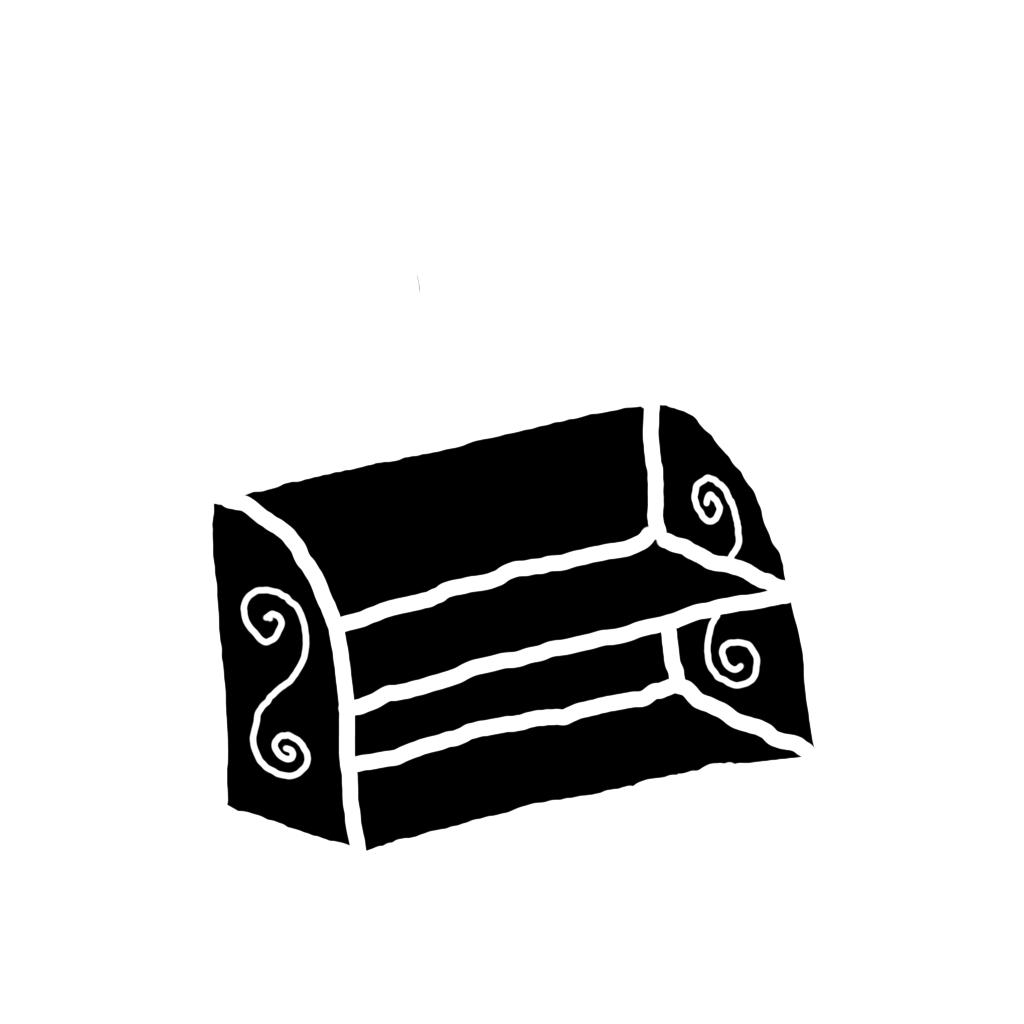
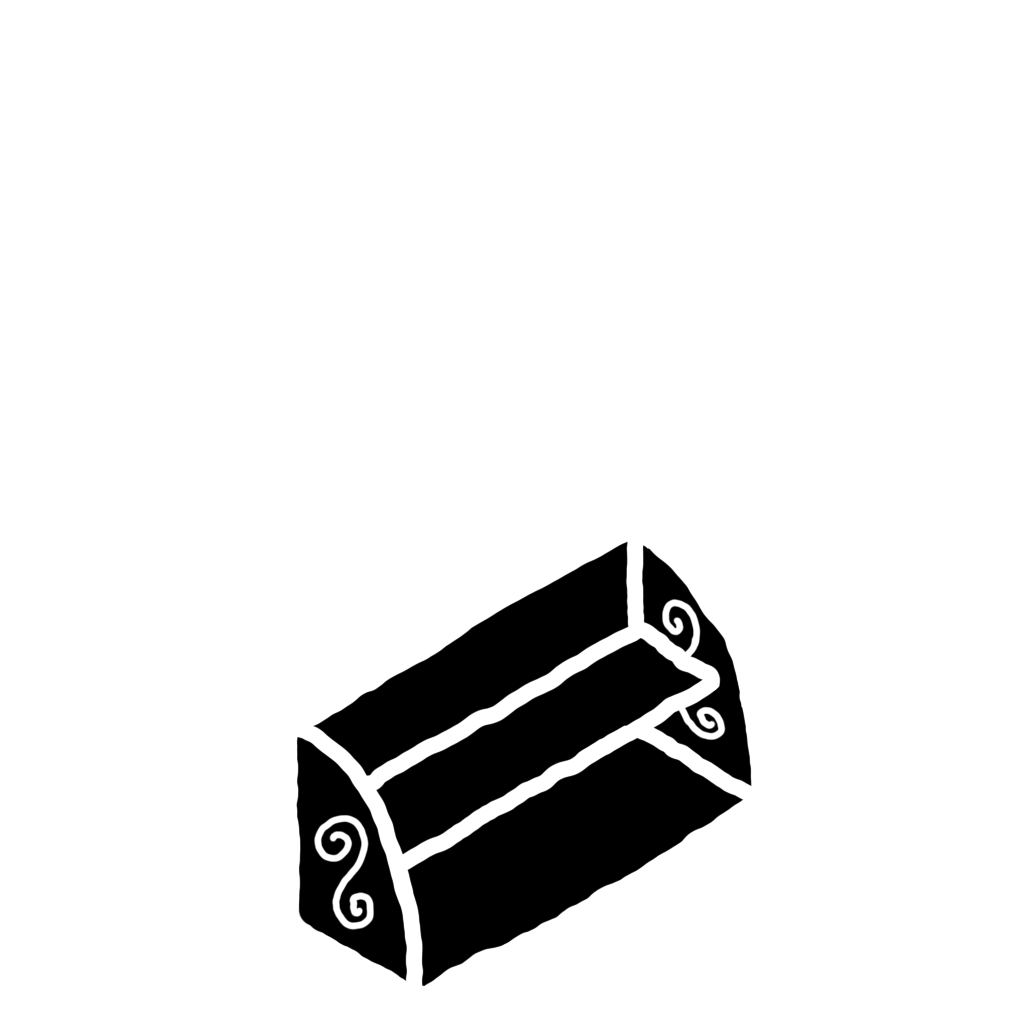
Layer changes from the first (1024, 1024) image to the second:
renamed "Secondary" to "Isometric-Paper-01", moved it into group "Reference", painted on it over [212, 272, 815, 987]
painted on "Primary" (1st of 2) over [212, 404, 815, 987]
added layer "Secondary" (1st of 2) above "Extra" over [313, 598, 726, 931]
painted on "Extra" (1st of 2) over [280, 272, 436, 609]
added layer "Background" above "Building" over [290, 537, 756, 987]
moved "BG" into group "Building", painted on it over [212, 272, 815, 987]
